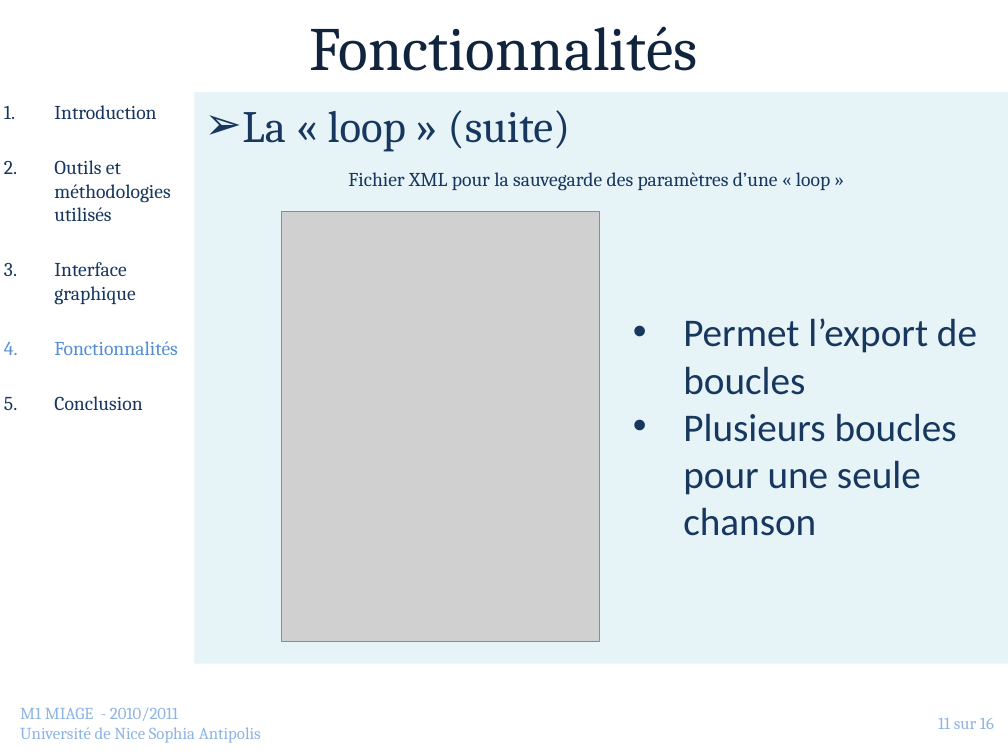
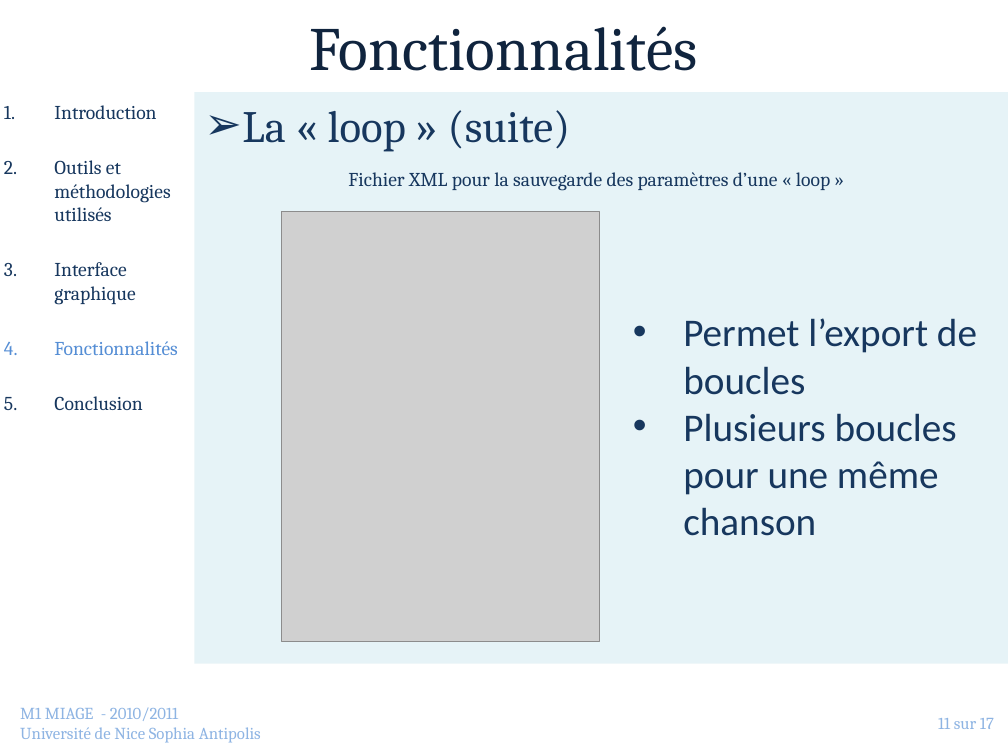
Before and after one commit to jlespagnard/android-advanced-player, a slide deck: slide 11 of AAP/docs/Presentation.pptx. Drawn at 1008x756 pixels with LibreOffice and Linux fonts; fonts in the diff are those of the drawing; grey boxes stand for pictures; background and template pictures are left out. Boxes give left, top, right and bottom in pixels: in the first picture for what was removed or moved away, otherwise in the second. Text is boxed around its words. In the diff, an @@ line names an element or a change of style, - is before the commit and + after.

```diff
--- a/AAP/docs/Presentation.pptx
+++ b/AAP/docs/Presentation.pptx
@@ text at [683, 413, 957, 536]: text changed @@
-• Plusieurs boucles pour une seule chanson
+• Plusieurs boucles pour une même chanson
@@ page number at [938, 718, 994, 729]: text changed @@
-11 sur 16
+11 sur 17
```
Also in this commit, not shown: 1 other slide changed, 1 slide added.
